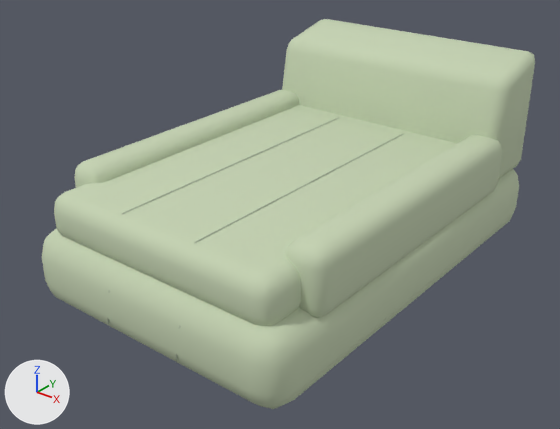
What one commit did to the glTF model public/models/furniture/boneless-chaise.glb.
Both versions are drawn from a 50 mm camera at (1.68, -2.24, 1.56) aimed at (-0.02, -0.11, 0.24). The lights are fixed; the arrows at lower left show +X, +Y and +Z. The older version comes first. Vertices at exactly the same position are counted once.

The first picture shows 'boneless-chaise'.
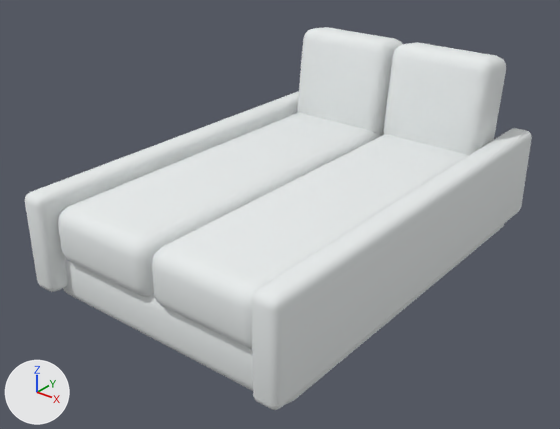
Changed parts and their boxes [x1, y1, x2, y2] in the pictures (560 x 429 px):
'boneless-chaise', recoloured, reshaped
    before: [42, 19, 535, 409]
    after: [25, 27, 532, 410]
part 1 of me_cube_356, rebuilt (mostly hidden afterwards)
    before: [42, 169, 519, 409]
    after: [63, 223, 505, 405]
part 2 of me_cube_356, rebuilt (21% narrower)
    before: [54, 105, 457, 326]
    after: [152, 135, 469, 349]
part 3 of me_cube_356, rebuilt (29% wider, 54% taller)
    before: [286, 135, 502, 318]
    after: [252, 128, 532, 410]
part 4 of me_cube_356, rebuilt
    before: [74, 90, 299, 187]
    after: [25, 91, 299, 292]
part 5 of me_cube_356, added
    after: [58, 113, 381, 296]
part 6 of me_cube_356, added
    after: [297, 27, 402, 136]
part 7 of me_cube_356, added
    after: [383, 42, 506, 155]
part 8 of me_cube_356, deleted
    before: [107, 118, 404, 361]
part 9 of me_cube_356, deleted
    before: [282, 19, 535, 179]

The edits, one by one:
Material 'upholstery-textured' (mat_upholstery_textured) changes colour from pale green #c5d3b3 to white #e8ecec; in linear values from (0.56, 0.65, 0.45) to (0.81, 0.84, 0.84).
Material 'modern-tailored-welting' (mat_modern_tailored_welting) is new.
Its base color is (0.632, 0.655, 0.655) (light grey #d0d4d4).
Its roughness is 0.98.
me_cube_356 is used by ob_boneless_chaise; location (0.0, 0.0, 0.0).
me_cube_356 had 944 vertices, 1844 faces and spanned x -0.57..0.57, y -0.88..0.88, z 0.0..0.78.
me_cube_356 now has 1056 vertices, 2084 faces and spans x -0.57..0.57, y -0.88..0.88, z 0.0..0.78.
me_cube_356 part 1: the loose piece of 96 vertices spanning x -0.57..0.57, y -0.88..0.88, z 0.0..0.3 is rebuilt with 96 vertices and now spans x -0.55..0.55, y -0.8..0.8, z 0.0..0.22.
me_cube_356 part 2: the loose piece of 96 vertices spanning x -0.5..0.5, y -0.83..0.62, z 0.26..0.45 is rebuilt with 96 vertices and now spans x 0.01..0.47, y -0.83..0.63, z 0.18..0.4.
me_cube_356 part 3: the loose piece of 96 vertices spanning x 0.42..0.57, y -0.67..0.59, z 0.25..0.5 is rebuilt with 96 vertices and now spans x 0.47..0.57, y -0.88..0.88, z 0.06..0.45.
me_cube_356 part 4: the loose piece of 96 vertices spanning x -0.57..-0.42, y -0.67..0.59, z 0.25..0.5 is rebuilt with 96 vertices and now spans x -0.57..-0.47, y -0.88..0.88, z 0.06..0.45.
me_cube_356 part 5: a new loose piece of 96 vertices spanning x -0.47..-0.01, y -0.83..0.63, z 0.18..0.4, in mat_upholstery_textured (white #e8ecec).
me_cube_356 part 6: a new loose piece of 96 vertices spanning x -0.47..-0.01, y 0.54..0.79, z 0.33..0.78, in mat_upholstery_textured (white #e8ecec).
me_cube_356 part 7: a new loose piece of 96 vertices spanning x 0.01..0.47, y 0.54..0.79, z 0.33..0.78, in mat_upholstery_textured (white #e8ecec).
me_cube_356 part 8: 6 loose pieces with 504 vertices, spanning x -0.17..0.2, y -0.87..0.59, z 0.07..0.67, are deleted.
Part 9, on me_cube_356:
56 vertices are removed from x -0.55..0.55, y 0.5..0.88, z 0.27..0.78.
108 faces are deleted.
Other edits to the shape of me_cube_356 do not show in these pictures.
me_cube_356 no longer uses material mat_upholstery_seams (grey #a8b59e).
me_cube_356 gains material mat_modern_tailored_welting (light grey #d0d4d4).
